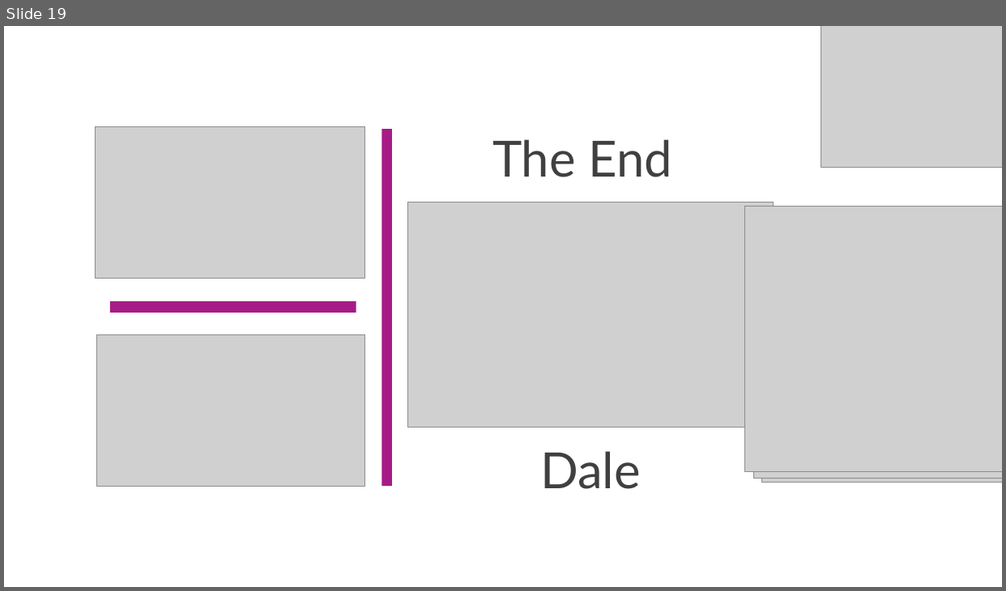
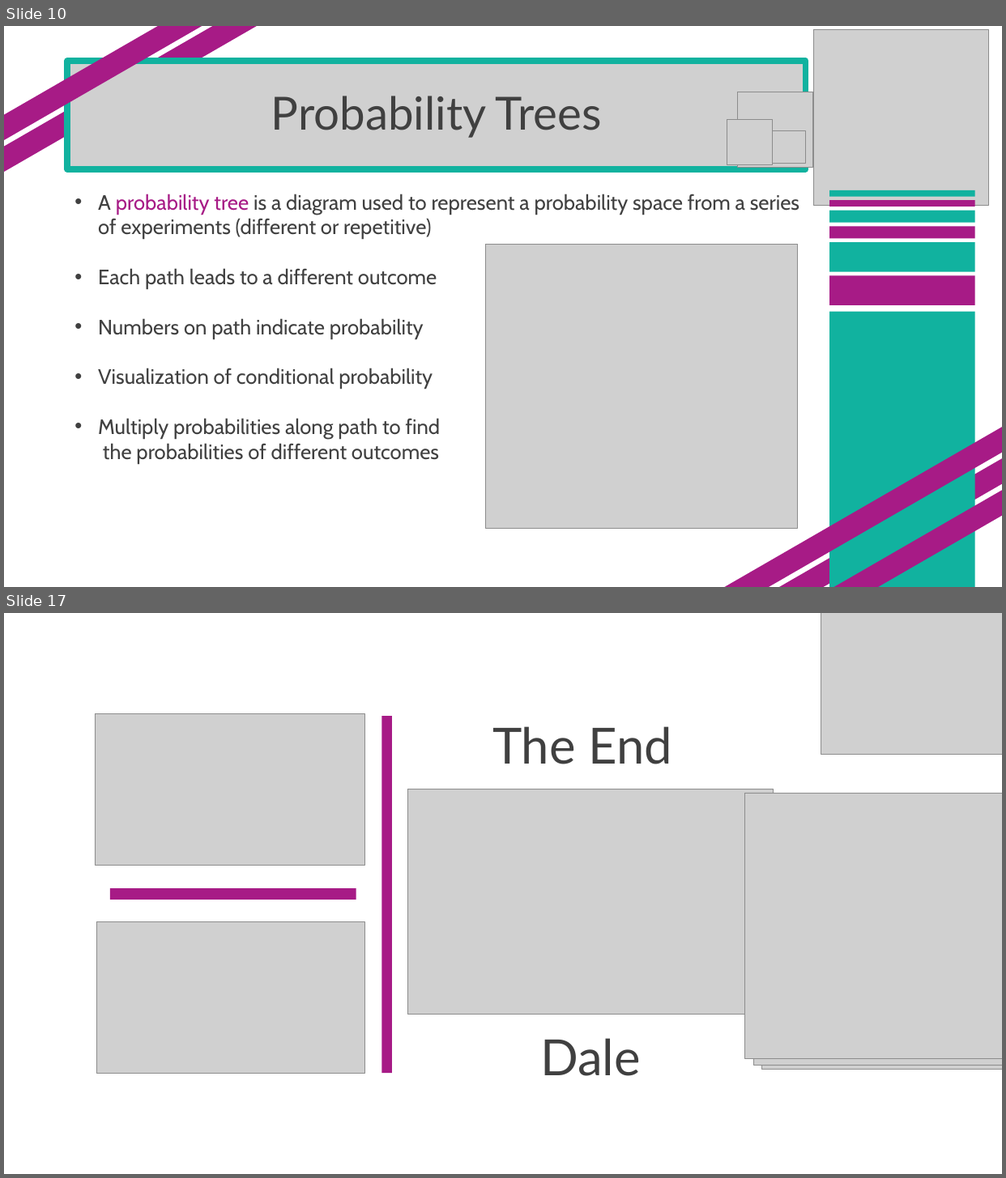
Before and after one commit to SuperMarioGiacomazzo/STOR305_WEBSITE, a slide deck: Lectures/Lecture 26/Lecture 26.pptx. Shown one above the other, each under a label of ours: slide 19 before the commit, slides 10 and 17 after it; the slides between them are not shown. The pictures are 1006x591 and 1006x1178 pixels, drawn with LibreOffice and Linux fonts; fonts in the diff are those of the drawing; grey boxes stand for pictures. Boxes give left, top, right and bottom in pixels: in the first picture for what was removed or moved away, otherwise in the second. Text is boxed around its words. In the diff, an @@ line names an element or a change of style, - is before the commit and + after.

```diff
--- a/Lectures/Lecture 26/Lecture 26.pptx
+++ b/Lectures/Lecture 26/Lecture 26.pptx
@@ slide 10 added at (4,26,1002,587), background #FFFFFF @@
@@ rectangle added at (4,26,268,184), fill #A71B86 @@
@@ rectangle added at (4,26,253,160), fill #A71B86 @@
@@ picture added at (813,30,988,205) @@
@@ picture added at (67,63,805,170) @@
@@ title added at (68,61,806,169), outline #11B29F 6 pt, 44 pt, text #404040 @@
+Probability Trees
@@ picture added at (738,92,812,168) @@
@@ picture added at (727,120,772,165) @@
@@ picture added at (773,130,806,164) @@
@@ text added at (98,194,799,463), 20 pt, text #404040 @@
+• A probability tree is a diagram used to represent a probability space from a series of experiments (different or repetitive)
+• Each path leads to a different outcome
+• Numbers on path indicate probability
+• Visualization of conditional probability
+• Multiply probabilities along path to find
+the probabilities of different outcomes
@@ rectangle added at (829,190,975,197), fill #11B29F @@
@@ rectangle added at (829,200,975,207), fill #A71B86 @@
@@ rectangle added at (829,210,975,222), fill #11B29F @@
@@ picture added at (485,244,798,528) @@
@@ rectangle added at (829,227,975,238), fill #A71B86 @@
@@ rectangle added at (829,242,975,272), fill #11B29F @@
@@ rectangle added at (829,276,975,306), fill #A71B86 @@
@@ rectangle added at (829,312,975,587), fill #11B29F @@
@@ rectangle added at (701,408,1002,587), fill #A71B86 @@
@@ rectangle added at (765,431,1002,587), fill #A71B86 @@
@@ rectangle added at (778,455,1002,587), fill #A71B86 @@
@@ what was slide 19 is now slide 17 @@
```
Also in this commit, not shown: 14 other slides added, 17 slides removed, 59 other files.
